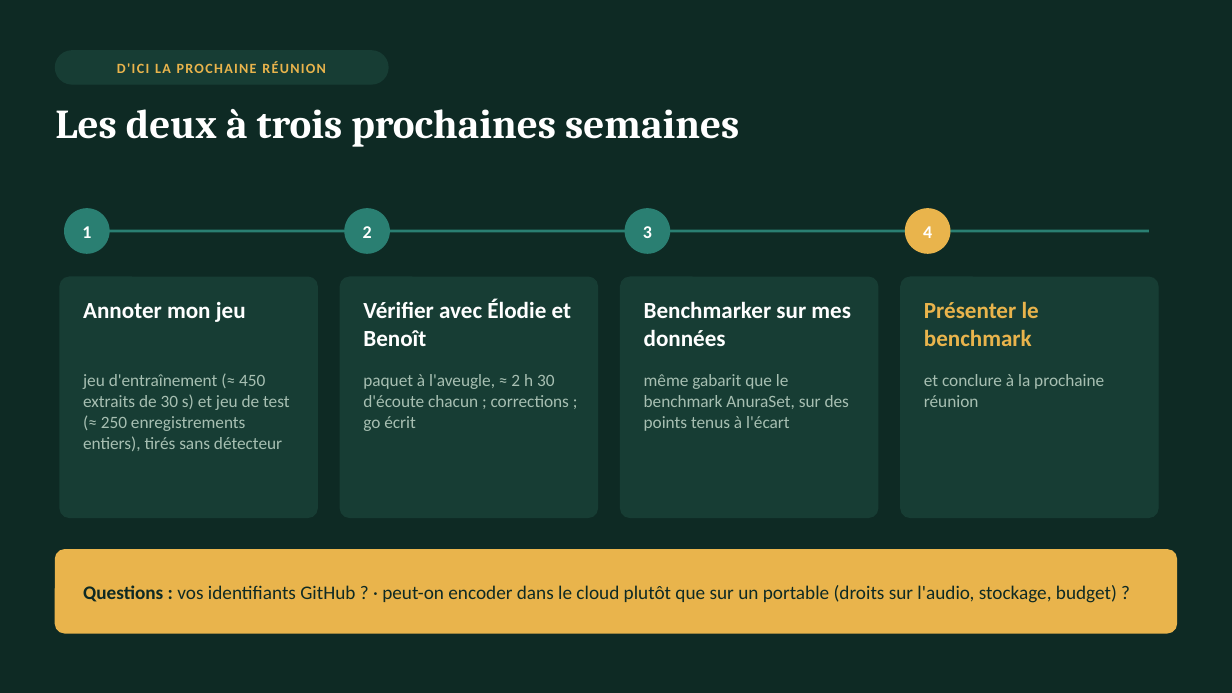
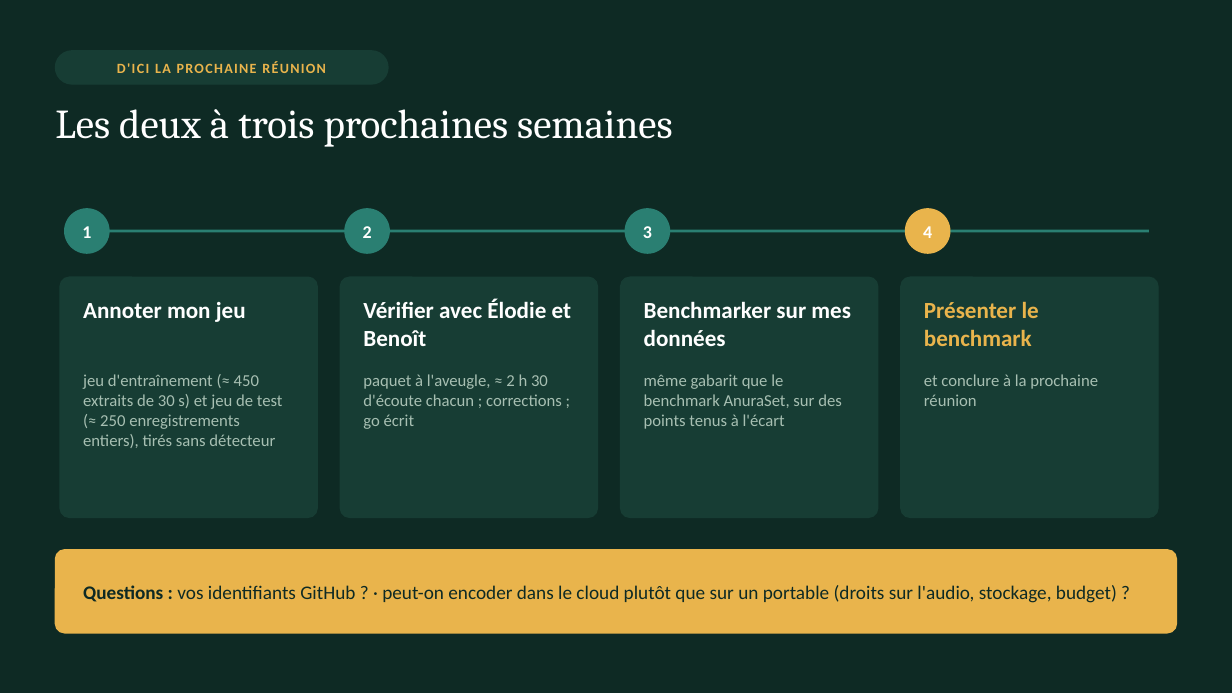
Before and after one commit to Rumble-Paw-Patrol/Grenouille, a slide deck: slide 11 of documentation/prez/presentation_suivi_2.pptx (slide 15 before the commit). Drawn at 1232x693 pixels with LibreOffice and Linux fonts; fonts in the diff are those of the drawing. Boxes give left, top, right and bottom in pixels: in the first picture for what was removed or moved away, otherwise in the second. Text is boxed around its words. In the diff, an @@ line names an element or a change of style, - is before the commit and + after.

```diff
--- a/documentation/prez/presentation_suivi_2.pptx
+++ b/documentation/prez/presentation_suivi_2.pptx
@@ text "Les deux à trois prochaines ..." at <box>55,109,672,147</box>: bold off @@
@@ size 13.5 to 13 pt in 4 elements at <box>83,374,283,448</box>, <box>363,374,562,429</box>, <box>644,374,842,429</box>, <box>924,374,1098,406</box> @@
```
Also in this commit, not shown: 9 other slides changed, 1 slide added, 5 slides removed, 2 other files.
